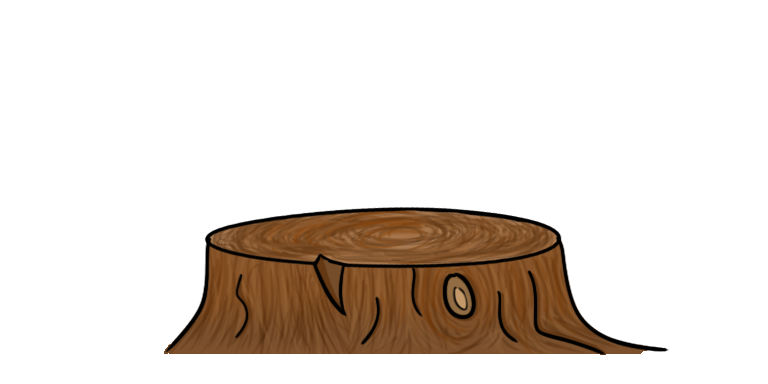
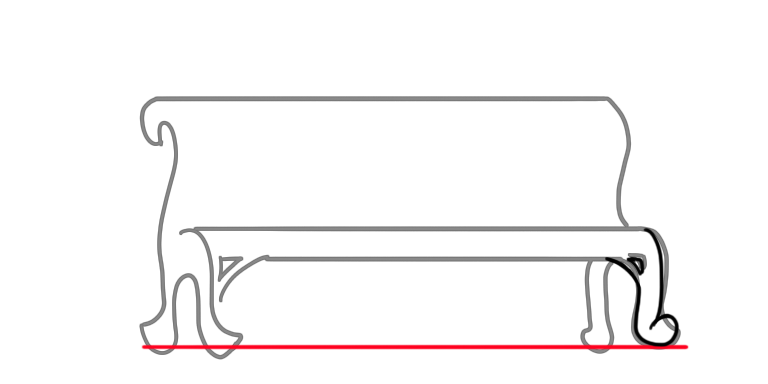
Layer changes from the first w=768, h=384 image to the second:
moved "Layer 10" into group "Group 2" over [164, 206, 669, 355]
moved "Layer 13" into group "Group 2" over [164, 242, 648, 355]
moved "Layer 12" into group "Group 2" over [168, 242, 619, 354]
moved "Layer 10 copy" into group "Group 2" over [164, 206, 669, 355]
added group "bench" with 3 layers above "Layer 9" over [139, 96, 689, 360]
added layer "Layer 17" in group "bench" over [604, 227, 680, 348]
added layer "Layer 16" in group "bench" over [141, 344, 689, 350]
added layer "Layer 15" in group "bench" over [139, 96, 681, 360]
